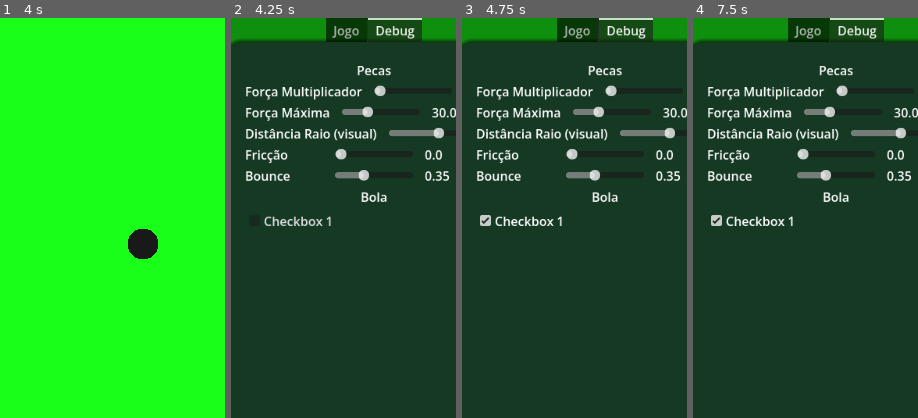
Above: before the commit, frames 1-4 (left to right).
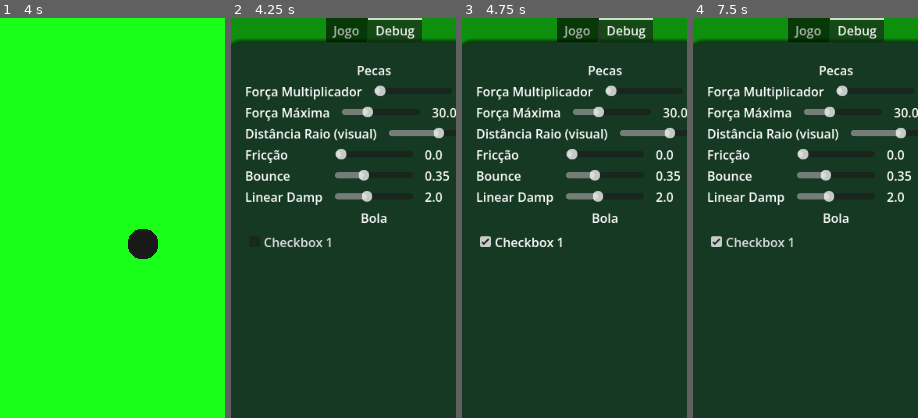
Above: after the commit, the same moments.

Repository: PelvicPsycho/ultimate-botao
Game: Godot game, scene res://MatchScene.tscn
Two runs of this game, one before a commit and one after it. Both use one fixed random seed, a clock stepped at 60 frames per second and the inputs below.
Inputs (mouse positions are % of the whole screen's width and height, from its top left):
- Up to frame 1 (4 s): tap Enter at 0.5, 2 s; move the mouse to (72, 45) at 0.52 s; tap 1 at 0.6 s; click (72, 45) at 0.67 s; tap Space at 1.25, 2.75 s; drag from (30, 55) to (45, 70) at 1.27 s; move the mouse to (60, 28) at 2.02 s; tap 3 at 2.1 s; click (60, 28) at 2.17 s; drag from (45, 70) to (20, 35) at 2.77 s; move the mouse to (80, 65) at 3.52 s; tap 2 at 3.6 s; click (80, 65) at 3.67 s
- Up to frame 2 (4.25 s): tap Escape (ui_cancel) at 4.15 s
- Up to frame 3 (4.75 s): click "Checkbox 1" at 4.25 s
- Up to frame 4 (7.5 s): click "Checkbox 1" at 5 s; click "Checkbox 1" at 5.75 s; tap Enter at 6.5 s; drag from (20, 35) to (35, 25) at 6.52 s; tap Space at 7.25 s; move the mouse to (55, 50) at 7.27 s; tap 1 at 7.35 s; click (55, 50) at 7.42 s
The pictures show only the part of the screen within x 18-68%, y 22-72%; the shares and areas given below are measured in that part.

Frame 1 is identical in both runs. In frame 2, 1.9% of the frame differs, in the area x 6-94%, y 43-58%; in frame 3, 2.2%; in frame 4, 2.2%.

Commit message:
Temos tooltip no menu e + linear damp (a falsa fricção)

Diff:
--- a/Temporarios/Scenes_testes/pause_menu.gd
+++ b/Temporarios/Scenes_testes/pause_menu.gd
@@ -117,3 +117,10 @@
 	labelValor.text = str(value)
 	for peca in Pecas_Jogo:
 		peca.physics_material_override.rough = value
+
+
+func _on_linear_damp_value_changed(value: float) -> void:
+	var labelValor = %LinearDamp.get_parent().get_node("ValorSlider")
+	labelValor.text = str(value)
+	for peca in Pecas_Jogo:
+		peca.linear_damp = value
--- a/Temporarios/Scenes_testes/pause_menu.tscn
+++ b/Temporarios/Scenes_testes/pause_menu.tscn
@@ -102,12 +102,14 @@
 
 [node name="HBoxContainer" type="HBoxContainer" parent="Control/CenterContainer/TabContainer - Abas/Debug/VboxDebug" unique_id=1499901274]
 layout_mode = 2
+tooltip_text = "Quanto mais puxar, maior a força"
 theme_override_constants/separation = 15
 
 [node name="Slider1Label" type="Label" parent="Control/CenterContainer/TabContainer - Abas/Debug/VboxDebug/HBoxContainer" unique_id=897332013]
 layout_mode = 2
 size_flags_horizontal = 2
 size_flags_vertical = 1
+mouse_filter = 1
 text = "Força Multiplicador"
 
 [node name="ForcaMultiplicador" type="HSlider" parent="Control/CenterContainer/TabContainer - Abas/Debug/VboxDebug/HBoxContainer" unique_id=8681016]
@@ -129,12 +131,14 @@
 
 [node name="HBoxContainer2" type="HBoxContainer" parent="Control/CenterContainer/TabContainer - Abas/Debug/VboxDebug" unique_id=1096311835]
 layout_mode = 2
+tooltip_text = "Força máxima de impulso"
 theme_override_constants/separation = 15
 
 [node name="Slider2Label" type="Label" parent="Control/CenterContainer/TabContainer - Abas/Debug/VboxDebug/HBoxContainer2" unique_id=1483922375]
 layout_mode = 2
 size_flags_horizontal = 2
 size_flags_vertical = 1
+mouse_filter = 1
 text = "Força Máxima"
 
 [node name="ForcaMaxima" type="HSlider" parent="Control/CenterContainer/TabContainer - Abas/Debug/VboxDebug/HBoxContainer2" unique_id=1817866603]
@@ -153,12 +157,14 @@
 
 [node name="HBoxContainer3" type="HBoxContainer" parent="Control/CenterContainer/TabContainer - Abas/Debug/VboxDebug" unique_id=1902765141]
 layout_mode = 2
+tooltip_text = "Tamanho do raio laranja"
 theme_override_constants/separation = 15
 
 [node name="Slider3Label" type="Label" parent="Control/CenterContainer/TabContainer - Abas/Debug/VboxDebug/HBoxContainer3" unique_id=1112730630]
 layout_mode = 2
 size_flags_horizontal = 2
 size_flags_vertical = 1
+mouse_filter = 1
 text = "Distância Raio (visual)"
 
 [node name="DistanciaRaio" type="HSlider" parent="Control/CenterContainer/TabContainer - Abas/Debug/VboxDebug/HBoxContainer3" unique_id=1873651709]
@@ -178,12 +184,14 @@
 
 [node name="HBoxContainer4" type="HBoxContainer" parent="Control/CenterContainer/TabContainer - Abas/Debug/VboxDebug" unique_id=1360495782]
 layout_mode = 2
+tooltip_text = "Maior = maior desaceleração em contato com o chão ou outras coisas (a peca não fica  em contato com o chão)"
 theme_override_constants/separation = 15
 
 [node name="Slider4Label" type="Label" parent="Control/CenterContainer/TabContainer - Abas/Debug/VboxDebug/HBoxContainer4" unique_id=1617703530]
 layout_mode = 2
 size_flags_horizontal = 2
 size_flags_vertical = 1
+mouse_filter = 1
 text = "Fricção"
 
 [node name="Friccao" type="HSlider" parent="Control/CenterContainer/TabContainer - Abas/Debug/VboxDebug/HBoxContainer4" unique_id=836005539]
@@ -203,12 +211,14 @@
 
 [node name="HBoxContainer5" type="HBoxContainer" parent="Control/CenterContainer/TabContainer - Abas/Debug/VboxDebug" unique_id=1488963291]
 layout_mode = 2
+tooltip_text = "Maior = Maior bounciness"
 theme_override_constants/separation = 15
 
 [node name="Slider5Label" type="Label" parent="Control/CenterContainer/TabContainer - Abas/Debug/VboxDebug/HBoxContainer5" unique_id=1357466911]
 layout_mode = 2
 size_flags_horizontal = 2
 size_flags_vertical = 1
+mouse_filter = 1
 text = "Bounce"
 
 [node name="Bounce" type="HSlider" parent="Control/CenterContainer/TabContainer - Abas/Debug/VboxDebug/HBoxContainer5" unique_id=1253104067]
@@ -222,6 +232,34 @@
 value = 0.35
 
 [node name="ValorSlider" type="Label" parent="Control/CenterContainer/TabContainer - Abas/Debug/VboxDebug/HBoxContainer5" unique_id=551527133]
+layout_mode = 2
+size_flags_horizontal = 2
+size_flags_vertical = 1
+text = "ValorSlider"
+
+[node name="HBoxContainer6" type="HBoxContainer" parent="Control/CenterContainer/TabContainer - Abas/Debug/VboxDebug" unique_id=1254166142]
+layout_mode = 2
+tooltip_text = "Maior = maior a desaceleração"
+theme_override_constants/separation = 15
+
+[node name="Slider5Label" type="Label" parent="Control/CenterContainer/TabContainer - Abas/Debug/VboxDebug/HBoxContainer6" unique_id=1830683689]
+layout_mode = 2
+size_flags_horizontal = 2
+size_flags_vertical = 1
+mouse_filter = 1
+text = "Linear Damp"
+
+[node name="LinearDamp" type="HSlider" parent="Control/CenterContainer/TabContainer - Abas/Debug/VboxDebug/HBoxContainer6" unique_id=1039275884]
+unique_name_in_owner = true
+custom_minimum_size = Vector2(100, 10)
+layout_mode = 2
+size_flags_horizontal = 2
+size_flags_vertical = 1
+max_value = 5.0
+step = 0.1
+value = 2.0
+
+[node name="ValorSlider" type="Label" parent="Control/CenterContainer/TabContainer - Abas/Debug/VboxDebug/HBoxContainer6" unique_id=86868644]
 layout_mode = 2
 size_flags_horizontal = 2
 size_flags_vertical = 1
@@ -245,3 +283,4 @@
 [connection signal="value_changed" from="Control/CenterContainer/TabContainer - Abas/Debug/VboxDebug/HBoxContainer3/DistanciaRaio" to="." method="_on_distancia_raio_value_changed"]
 [connection signal="value_changed" from="Control/CenterContainer/TabContainer - Abas/Debug/VboxDebug/HBoxContainer4/Friccao" to="." method="_on_friccao_value_changed"]
 [connection signal="value_changed" from="Control/CenterContainer/TabContainer - Abas/Debug/VboxDebug/HBoxContainer5/Bounce" to="." method="_on_bounce_value_changed"]
+[connection signal="value_changed" from="Control/CenterContainer/TabContainer - Abas/Debug/VboxDebug/HBoxContainer6/LinearDamp" to="." method="_on_linear_damp_value_changed"]
